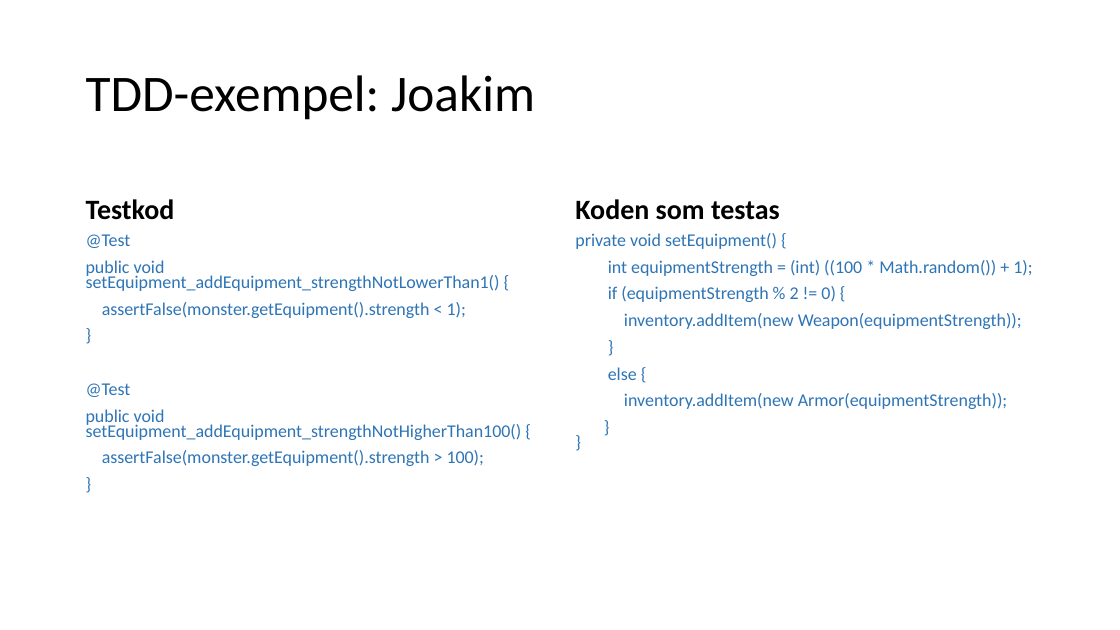
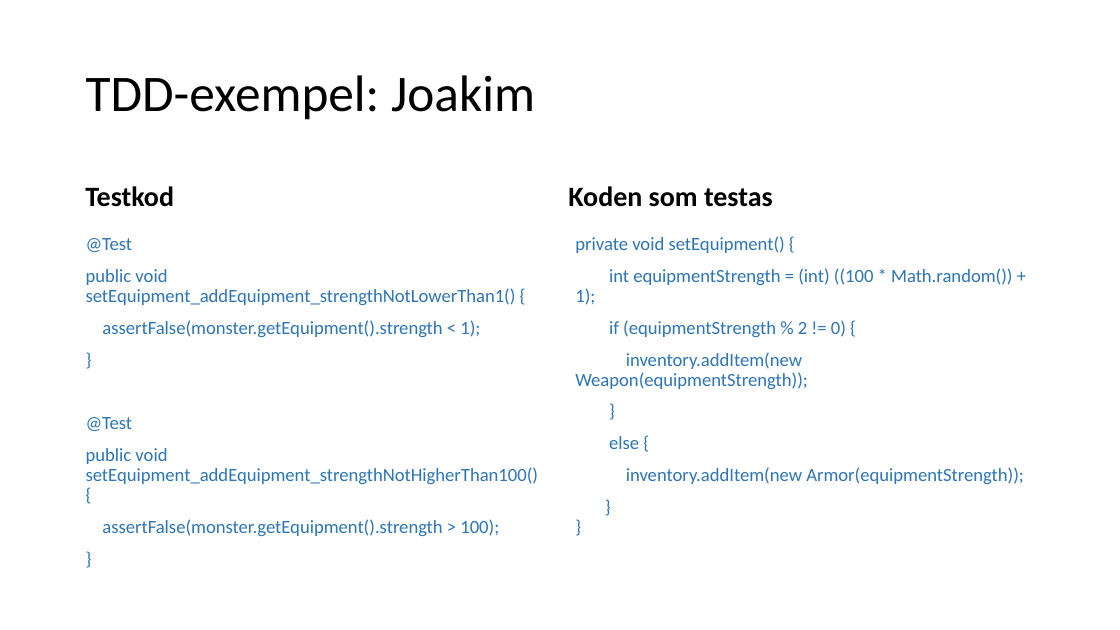
Before and after one commit to hampusidstam/InteGame, a slide deck: slide 6 of docs/Slutredovisning_grp5_v9.pptx. Drawn at 1120x630 pixels with LibreOffice and Linux fonts; fonts in the diff are those of the drawing. Boxes give left, top, right and bottom in pixels: in the first picture for what was removed or moved away, otherwise in the second. Text is boxed around its words. In the diff, an @@ line names an element or a change of style, - is before the commit and + after.

```diff
--- a/docs/Slutredovisning_grp5_v9.pptx
+++ b/docs/Slutredovisning_grp5_v9.pptx
@@ text "Testkod": place and size @@
-text "Testkod" at (86, 199, 175, 220)
+text "Testkod" at (85, 186, 174, 207)
@@ text "Koden som testas": place and size @@
-text "Koden som testas" at (575, 199, 780, 220)
+text "Koden som testas" at (568, 186, 773, 207)
@@ text "@Test" at (86, 238, 538, 536): size 15.4 to 16 pt; line spacing 0.7 to 0.9 @@
@@ text "private void setEquipment() {" at (575, 236, 1024, 484): size 15.4 to 16 pt; line spacing 0.7 to 0.9 @@
```
Also in this commit, not shown: 8 other slides changed.
